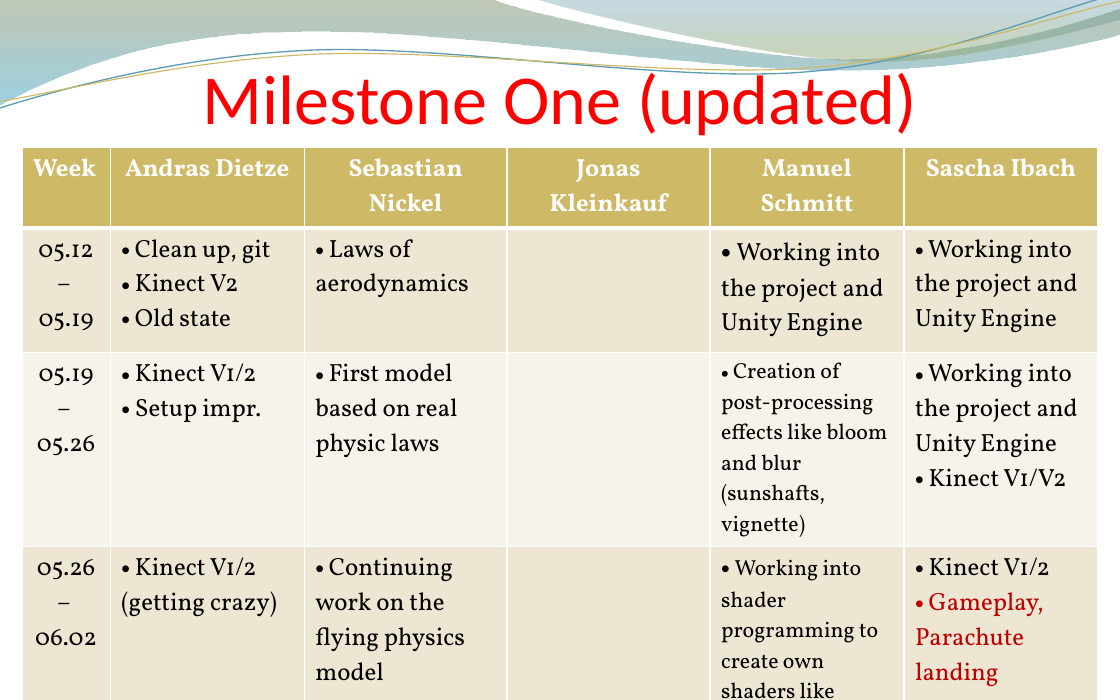
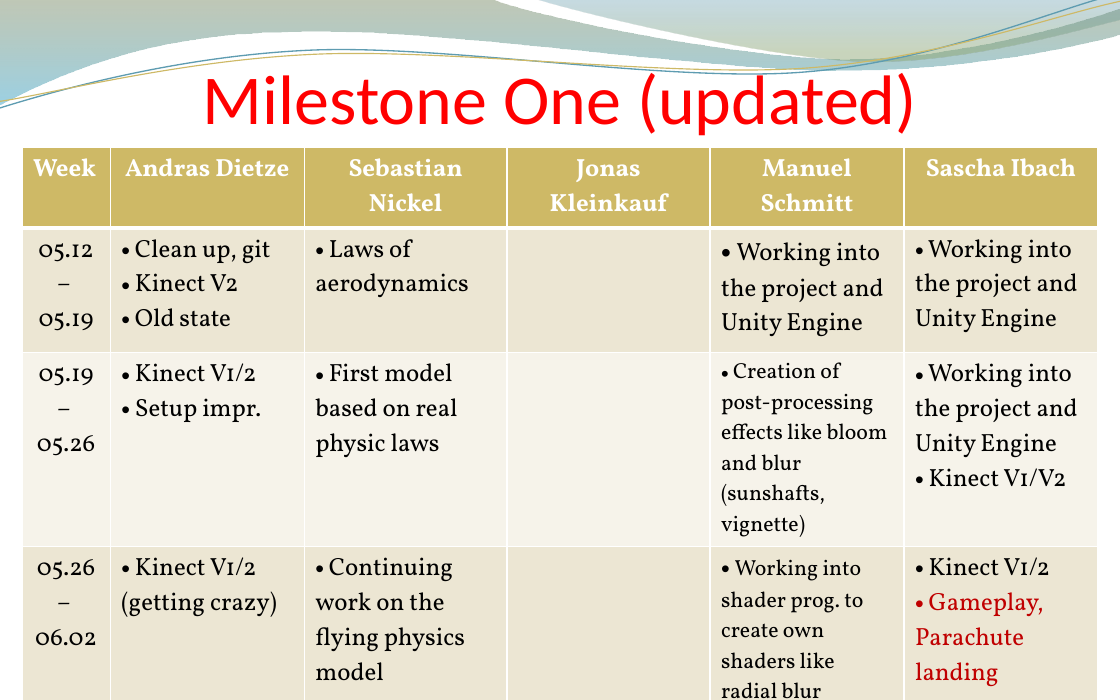
Before and after one commit to andreasdietze/Rift-WingsuitV2, a slide deck: slide 9 of Präsentationen/Zwischenpräsentation 16.06/Project proposal update 06.16 - Rift Wingsuit V2.pptx (slide 7 before the commit). Drawn at 1120x700 pixels with LibreOffice and Linux fonts; fonts in the diff are those of the drawing; background and template pictures are left out. Boxes give left, top, right and bottom in pixels: in the first picture for what was removed or moved away, otherwise in the second. Text is boxed around its words. In the diff, an @@ line names an element or a change of style, - is before the commit and + after.

Commit message:
Update presentation

```diff
--- a/Präsentationen/Zwischenpräsentation 16.06/Project proposal update 06.16 - Rift Wingsuit V2.pptx
+++ b/Präsentationen/Zwischenpräsentation 16.06/Project proposal update 06.16 - Rift Wingsuit V2.pptx
@@ table at (22,147,1098,700) @@
-row 4, column 5: Working into shader programming to create own shaders like radial blur
+row 4, column 5: Working into shader prog. to create own shaders like radial blur
```
Also in this commit, not shown: 3 other slides changed, 2 slides added, 1 slide removed.
